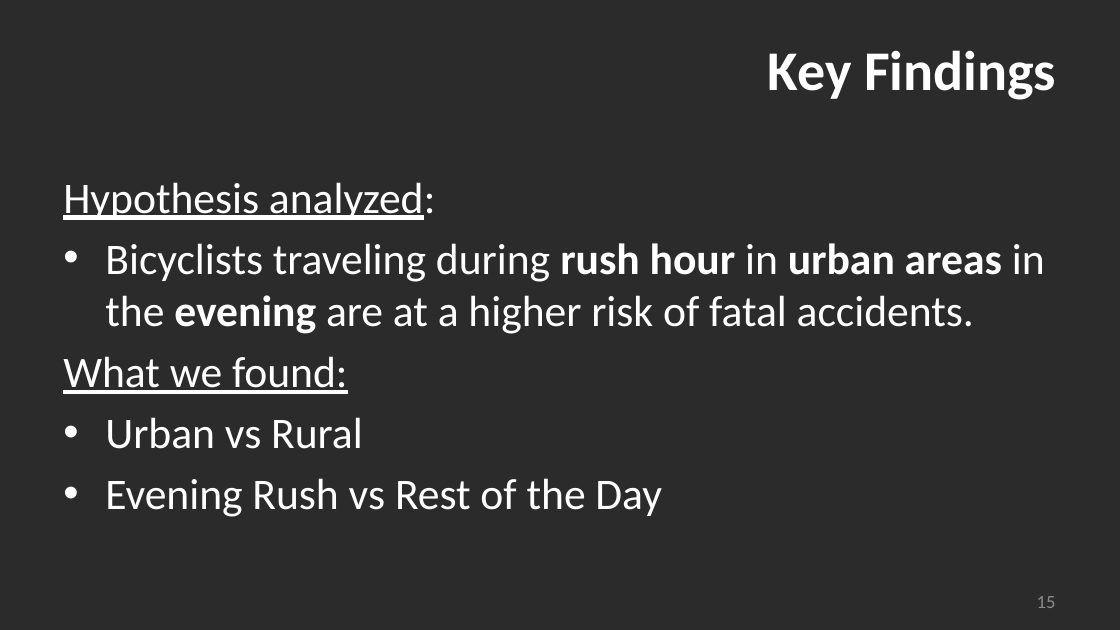
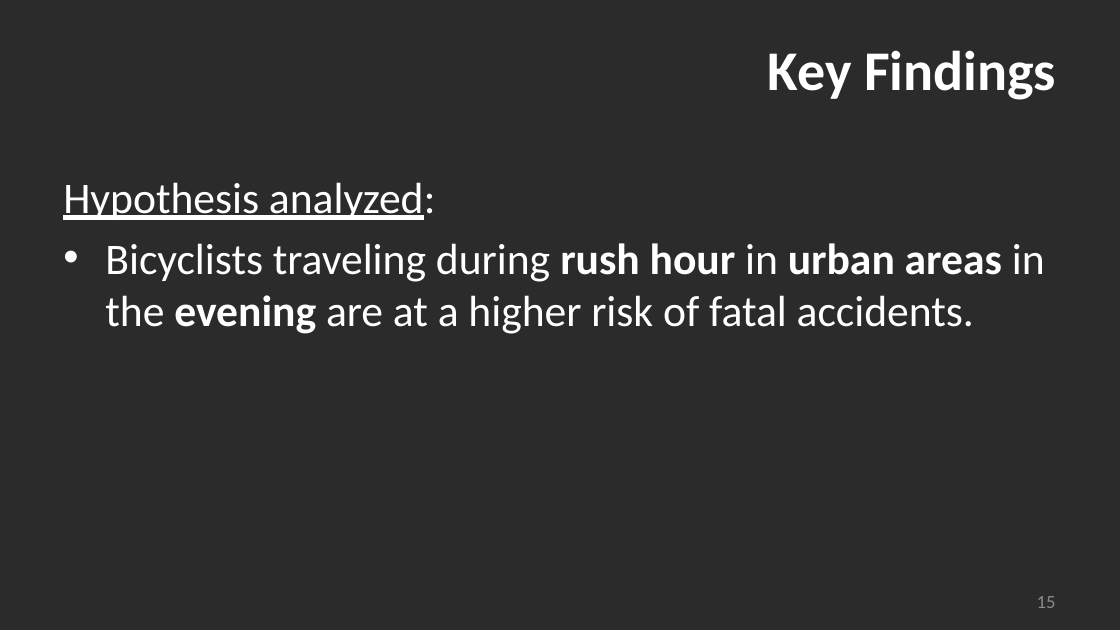
Before and after one commit to madams11/DataR-Project, a slide deck: slide 15 of US Bicycle Fatalities_Group 4_v2.pptx. Drawn at 1120x630 pixels with LibreOffice and Linux fonts; fonts in the diff are those of the drawing; background and template pictures are left out; a plain dark background stands for a picture behind light text. Boxes give left, top, right and bottom in pixels: in the first picture for what was removed or moved away, otherwise in the second. Text is boxed around its words. In the diff, an @@ line names an element or a change of style, - is before the commit and + after.

```diff
--- a/US Bicycle Fatalities_Group 4_v2.pptx
+++ b/US Bicycle Fatalities_Group 4_v2.pptx
@@ text at box(63, 356, 662, 517): paragraphs removed @@
-What we found:
-• Urban vs Rural
-• Evening Rush vs Rest of the Day
```
Also in this commit, not shown: 1 other slide changed, 1 slide added.
